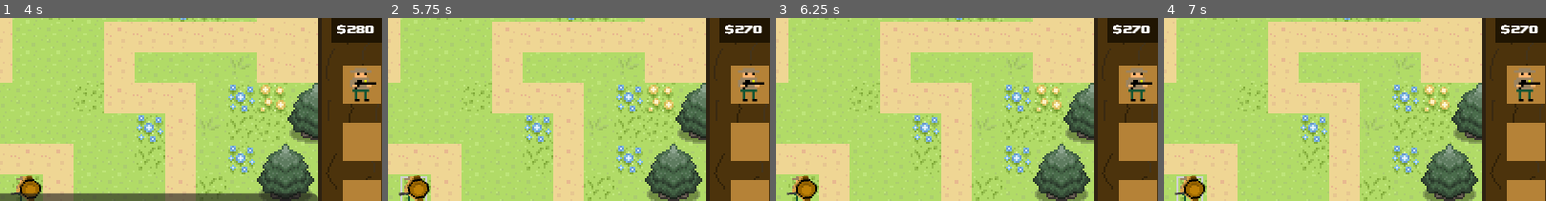
Above: before the commit, frames 1-4 (left to right).
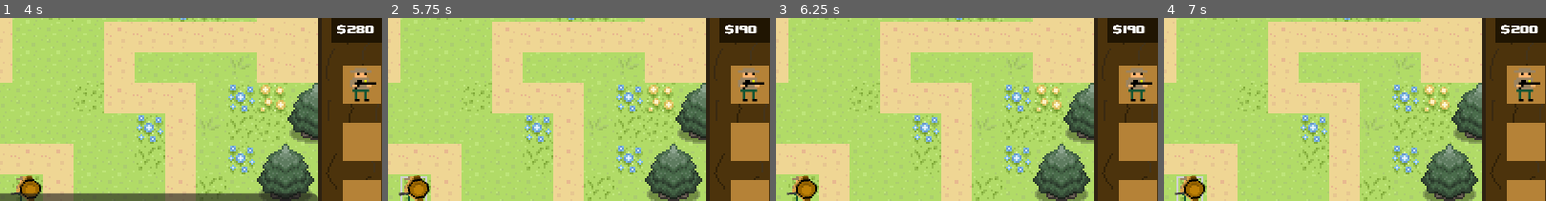
Above: after the commit, the same moments.

Repository: Ecosystem-defense-force/jogo
Game: Godot game, scene res://World.tscn
Two runs of this game, one before a commit and one after it. Both use one fixed random seed, a clock stepped at 60 frames per second and the inputs below.
Inputs (mouse positions are % of the whole screen's width and height, from its top left):
- Up to frame 1 (4 s): tap Enter at 0.5 s; drag from (42, 71) to (18, 21) at 0.52 s; click "10" at 1.25 s; tap Space at 2 s; drag from (18, 21) to (42, 71) at 2.02 s; click "10" at 2.75 s; move the mouse to (18, 71) at 3.52 s; click (18, 71) at 3.67 s
- Up to frame 2 (5.75 s): click "10" at 4.25 s; tap Enter at 5 s; drag from (86, 42) to (42, 71) at 5.02 s
- Up to frame 3 (6.25 s): move the mouse to (80, 65) at 5.77 s; click (80, 65) at 5.92 s
- Up to frame 4 (7 s): drag from (20, 35) to (42, 69) at 6.52 s
The pictures show only the part of the screen within x 38-88%, y 24-74%; the shares and areas given below are measured in that part.

Frame 1 is identical in both runs. In frame 2, 0.2% of the frame differs, in the area x 90-98%, y 4-9%; in frame 3, 0.2%; in frame 4, less than 0.1%.

Commit message:
sistema de economia basico funcional (desconto e credito)

Diff:
--- a/ecosystem-defence-force/icone_tropa.gd
+++ b/ecosystem-defence-force/icone_tropa.gd
@@ -4,6 +4,8 @@
 @export var troop_scene: PackedScene
 @export var troop_cost: int = 100
 @export var drag_ghost_scene: PackedScene
+
+@onready var game_manager = get_node("/root/GameManager")
 
 #constantes do mapa
 const PLACEMENT_COLLISION_LAYER = 1
@@ -69,6 +71,12 @@
 
 	var snapped_pos = ghost_instance.global_position
 
+	#validação monetaria
+	if not game_manager.spend_money(troop_cost):
+		ghost_instance.queue_free()
+		print("Sem dinheiro!")
+		return
+
 	var space_state = tile_map.get_world_2d().direct_space_state
 
 	var params = PhysicsPointQueryParameters2D.new()
@@ -94,4 +102,7 @@
 		troop.global_position = center_pos
 		world_node.add_child(troop)
 
-	ghost_instance.queue_free()
+		ghost_instance.queue_free()
+	else:
+		game_manager.add_money(troop_cost)
+		ghost_instance.queue_free()
--- a/ecosystem-defence-force/inimigos/InimigoBase.gd
+++ b/ecosystem-defence-force/inimigos/InimigoBase.gd
@@ -9,11 +9,13 @@
 @export var velocidade: float = 100.0
 @export var vida_maxima: float = 50.0
 @export var dano_na_floresta: int = 1 # Quanto de vida tira da sua base
-@export var recompensa_sementes: int = 10 # Dinheiro ganho ao derrotar
+@export var recompensa_sementes: int = 5 # Dinheiro ganho ao derrotar
 
 @export_category("Visual")
 @export var sprite: AnimatedSprite2D
 @export var barra_vida: ProgressBar
+
+@onready var game_manager = get_node("/root/GameManager")
 
 var vida_atual: float
 
@@ -69,6 +71,7 @@
 		morrer()
 
 func morrer() -> void:
+	game_manager.add_money(recompensa_sementes)
 	morreu.emit(recompensa_sementes)
 	# Aqui você pode instanciar uma animação de explosão ou partículas de folhas
 	queue_free()
--- a/ecosystem-defence-force/inimigos/Lenhador.tscn
+++ b/ecosystem-defence-force/inimigos/Lenhador.tscn
@@ -43,6 +43,7 @@
 loop = false
 script = ExtResource("1_dnx4s")
 velocidade = 10.0
+recompensa_sementes = 10
 sprite = NodePath("Sprite2D")
 
 [node name="Sprite2D" type="AnimatedSprite2D" parent="Path2D/Lenhador"]
--- a/ecosystem-defence-force/inimigos/Mandrake.tscn
+++ b/ecosystem-defence-force/inimigos/Mandrake.tscn
@@ -42,6 +42,7 @@
 rotates = false
 loop = false
 script = ExtResource("1_pqgsv")
+nome_inimigo = "Mandrágora"
 velocidade = 40.0
 vida_maxima = 30.0
 sprite = NodePath("Sprite2D")
Not shown: 1 places in ecosystem-defence-force/HUD.tscn that only renumber resources
